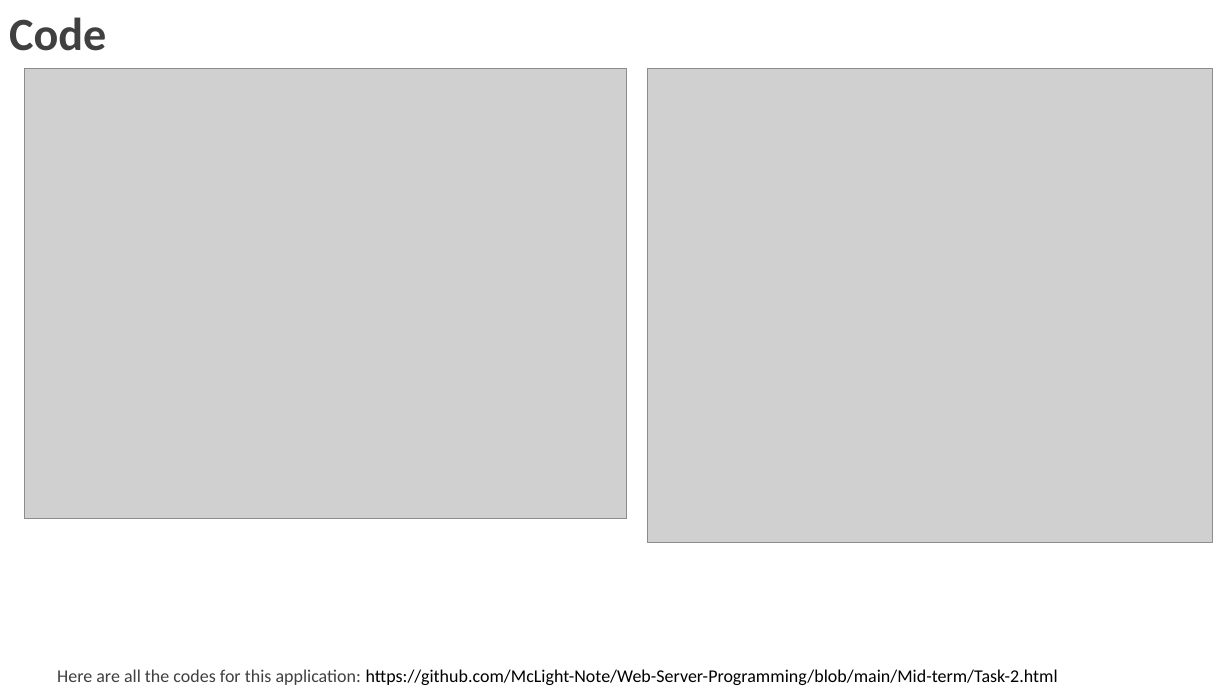
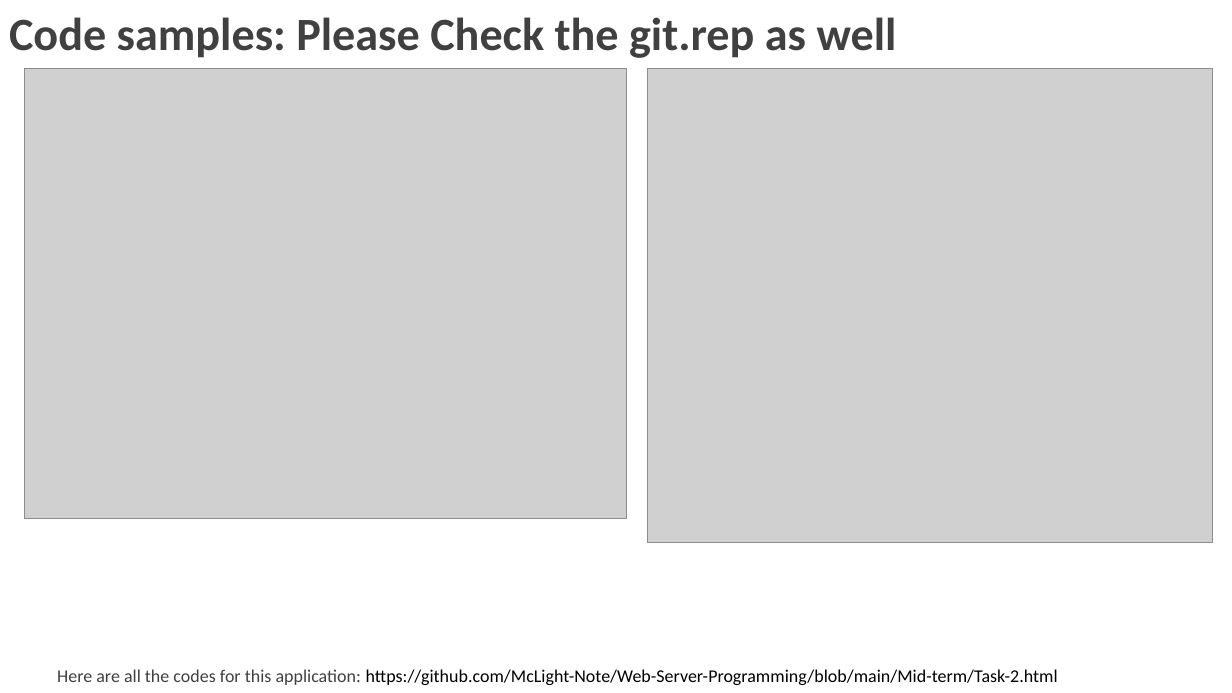
Before and after one commit to McLight-Note/Web-Server-Programming, a slide deck: slide 9 of Mid-term.pptx. Drawn at 1232x693 pixels with LibreOffice and Linux fonts; fonts in the diff are those of the drawing; grey boxes stand for pictures; background and template pictures are left out. Boxes give left, top, right and bottom in pixels: in the first picture for what was removed or moved away, otherwise in the second. Text is boxed around its words. In the diff, an @@ line names an element or a change of style, - is before the commit and + after.

```diff
--- a/Mid-term.pptx
+++ b/Mid-term.pptx
@@ text at (9,17,897,58): text changed @@
-Code
+Code samples: Please Check the git.rep as well
```
Also in this commit, not shown: 4 other slides changed, 1 other file.
